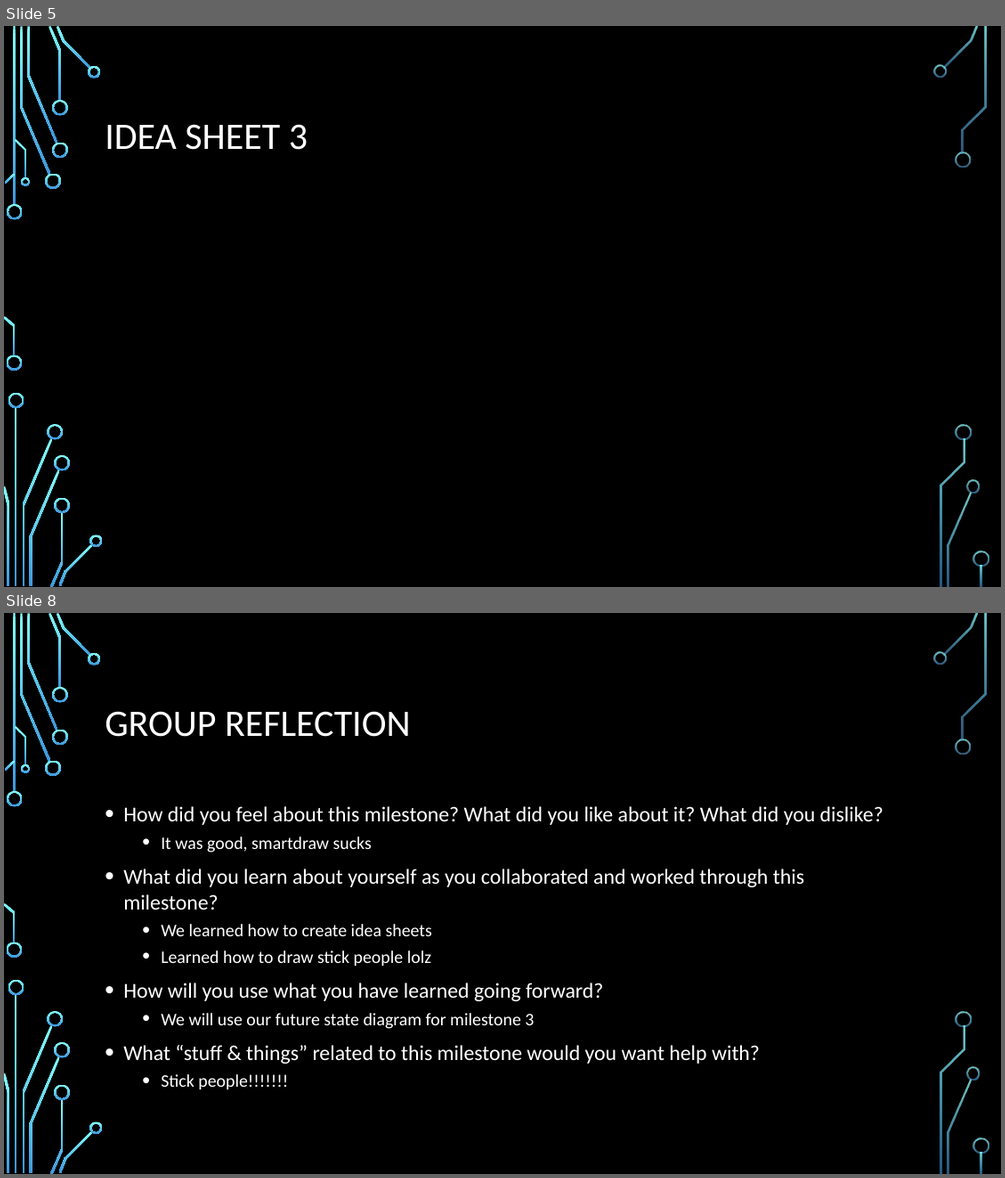
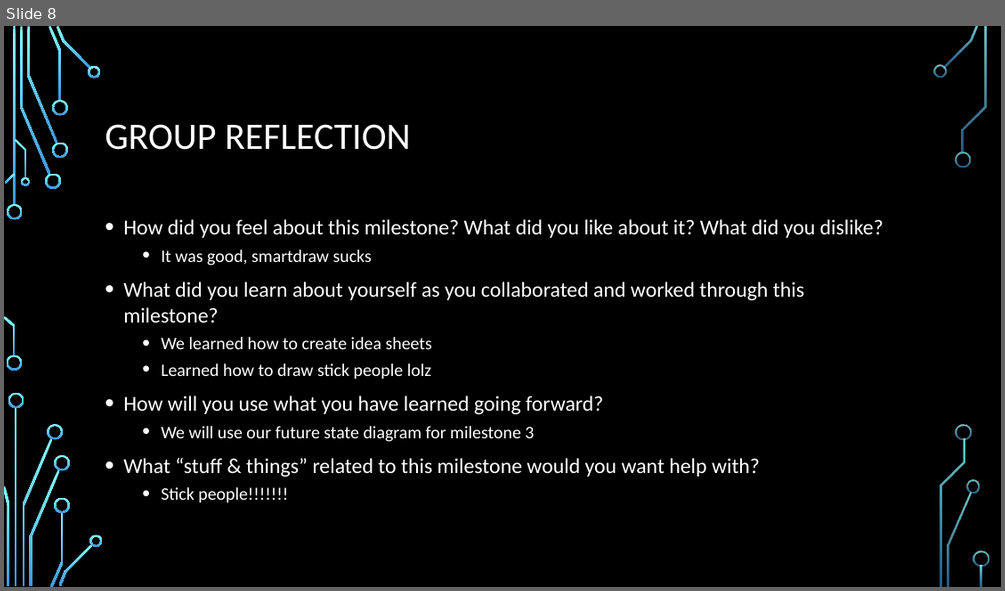
Before and after one commit to ureginastudent/PROJECT, a slide deck: Milestone 2/ENSE 470 Milestone 2.pptx. Shown one above the other, each under a label of ours: slides 5 and 8 before the commit, slide 8 after it; the slides between them are not shown. The pictures are 1005x1178 and 1005x591 pixels, drawn with LibreOffice and Linux fonts; fonts in the diff are those of the drawing; background and template pictures are left out. Boxes give left, top, right and bottom in pixels: in the first picture for what was removed or moved away, otherwise in the second. Text is boxed around its words. In the diff, an @@ line names an element or a change of style, - is before the commit and + after.

Commit message:
Updated: finished Idea Sheets and Future State VSM

```diff
--- a/Milestone 2/ENSE 470 Milestone 2.pptx
+++ b/Milestone 2/ENSE 470 Milestone 2.pptx
@@ slide 5 removed at (4,26,1001,587), background picture (left out); not listed: 36 template elements that a slide beside it also shows @@
@@ title removed at (105,124,307,150) @@
-IDEA SHEET 3
```
Also in this commit, not shown: 1 slide changed, 4 slides added, 3 other slides removed.
